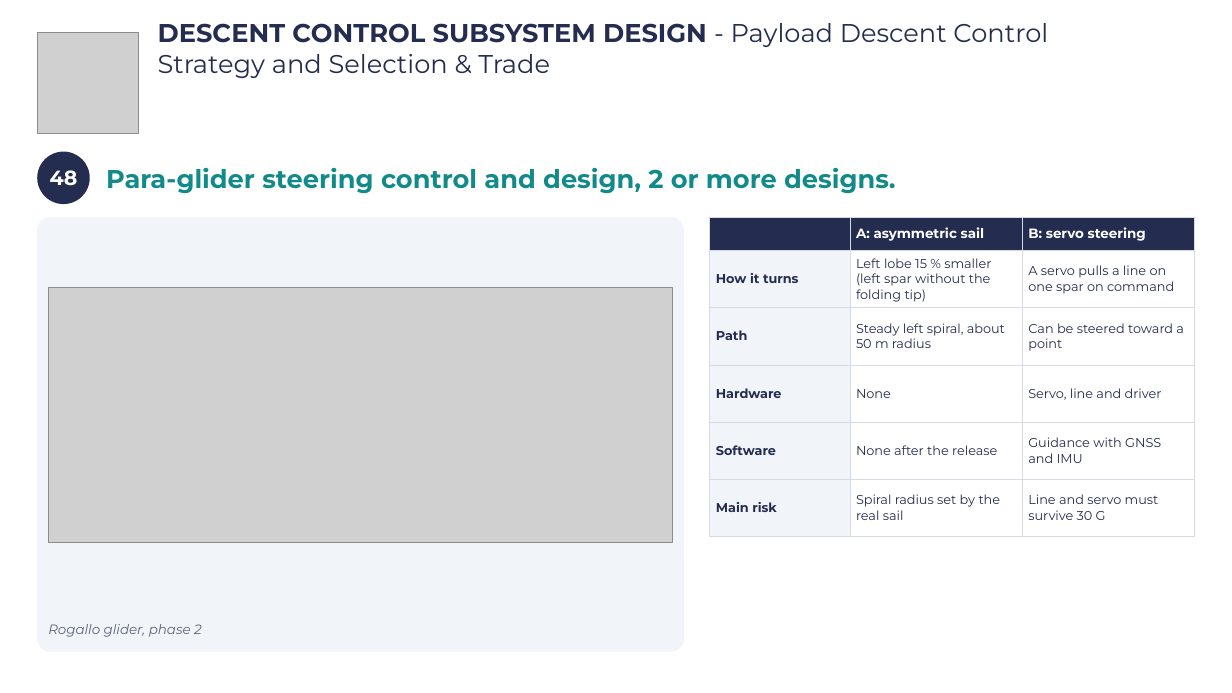
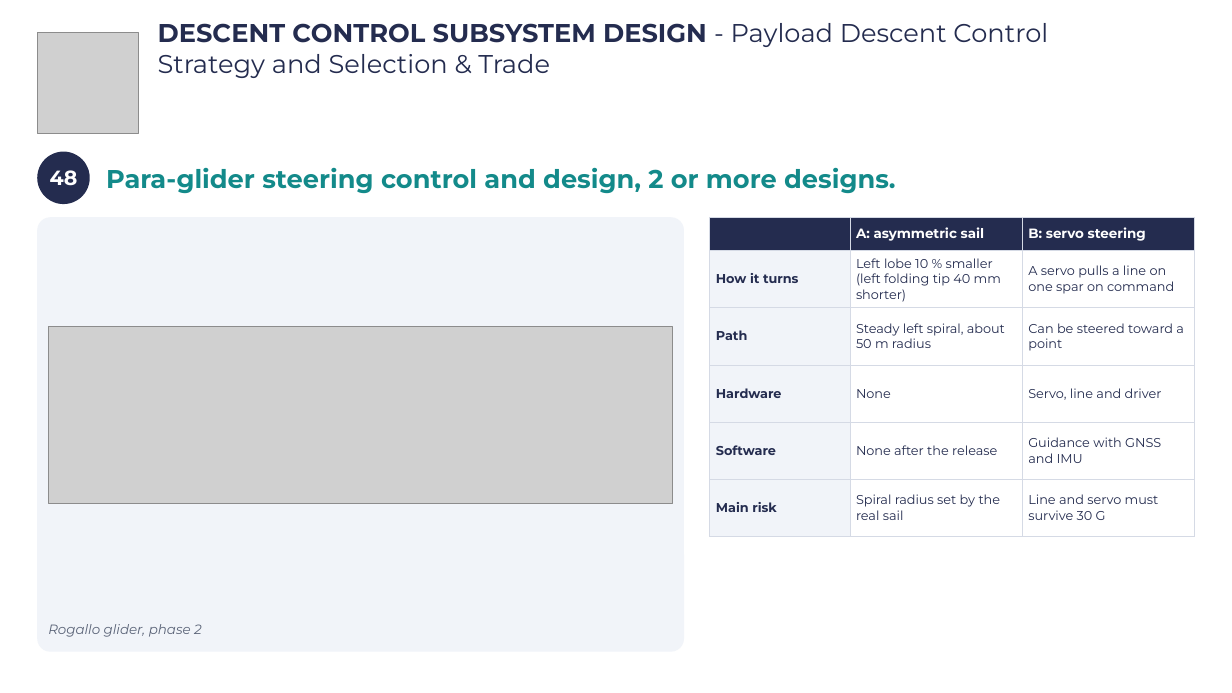
Before and after one commit to Caetano18/proyecto, a slide deck: slide 51 of cansat_pdr/laminas_plantilla/CanSat_PDR_Hermes_V2.pptx. Drawn at 1232x693 pixels with LibreOffice and Linux fonts; fonts in the diff are those of the drawing; grey boxes stand for pictures; background and template pictures are left out. Boxes give left, top, right and bottom in pixels: in the first picture for what was removed or moved away, otherwise in the second. Text is boxed around its words. In the diff, an @@ line names an element or a change of style, - is before the commit and + after.

```diff
--- a/cansat_pdr/laminas_plantilla/CanSat_PDR_Hermes_V2.pptx
+++ b/cansat_pdr/laminas_plantilla/CanSat_PDR_Hermes_V2.pptx
@@ table at <box>710,217,1196,537</box> @@
-row 2, column 2: Left lobe 15 % smaller (left spar without the folding tip)
+row 2, column 2: Left lobe 10 % smaller (left folding tip 40 mm shorter)
@@ picture: place and size @@
-picture at <box>48,287,673,543</box>
+picture at <box>48,327,673,504</box>
```
Also in this commit, not shown: 12 other slides changed, 33 other files.
